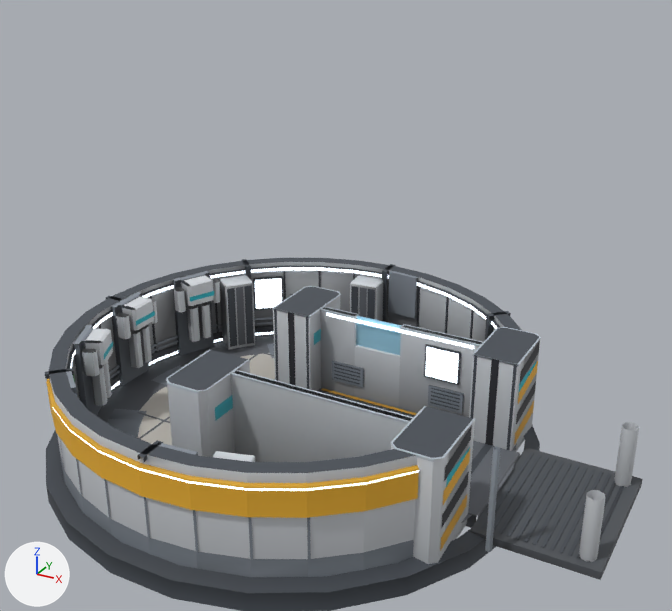
Before and after pictures for a commit that changed the glTF model assets/models/airlock_m_far.glb.
Both versions are drawn from a 50 mm lens placed at (5.8, -9.38, 6.72), pointed at (0.72, -0.15, 2.11). The axes (+X, +Y, +Z) are drawn at lower left. The lights are the same throughout. The older version comes first.

The first picture shows 'Base', 'Interior'.
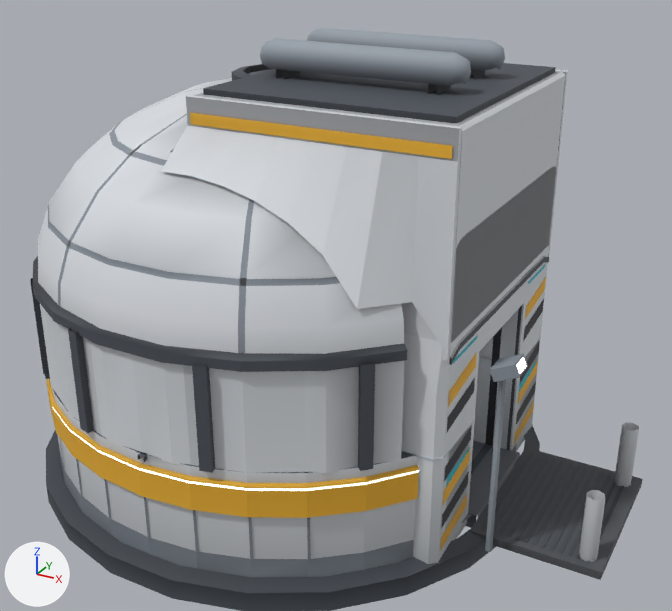
Location of each change, [x1, y1, x2, y2] in pixels of the pictures (672 x 611 px):
'Roof', added: after [30, 28, 568, 473]
    faces in mat_palette_001: [30, 28, 568, 473]

The change, as a diff of the scene's bpy script:
```diff
--- a/assets/models/airlock_m_far.glb.py
+++ b/assets/models/airlock_m_far.glb.py
@@ mat_glass_001 @@
+mat_glass_001 = bpy.data.materials.new('Glass.001')
+# nodes: BsdfPrincipled, Math, Mix, OutputMaterial, VertexColor
+# colours: cyan #9fd4ea, mixed with the vertex colours
@@ mat_light_001 @@
+mat_light_001 = bpy.data.materials.new('Light.001')
+mat_light_001.use_nodes = True; mat_light_001.node_tree.nodes.clear()
+_N = mat_light_001.node_tree.nodes; _L = mat_light_001.node_tree.links
+n0 = _N.new('ShaderNodeBsdfPrincipled'); n0.name = 'Principled BSDF'
+n0.inputs[2].default_value = 0.4  # 'Roughness'
+n0.inputs[28].default_value = 3.0  # 'Emission Strength'
+n1 = _N.new('ShaderNodeOutputMaterial'); n1.name = 'Material Output'
+n2 = _N.new('ShaderNodeVertexColor'); n2.name = 'Color Attribute'
+_L.new(n0.outputs[0], n1.inputs[0])  # 'BSDF' to 'Surface'
+_L.new(n2.outputs[0], n0.inputs[0])  # 'Color' to 'Base Color'
@@ me_roof_001 @@
+me_roof_001.from_pydata(...)  # 1343 vertices, 1687 faces; spans x -3.1..3.45, y -3.1..3.1, z 1.38..5.31
+# faces by material slot: [1681, 2, 4]
+me_roof_001.materials.append(mat_palette_001)
+me_roof_001.materials.append(mat_light_001)
+me_roof_001.materials.append(mat_glass_001)
@@ ob_roof @@
+ob_roof = bpy.data.objects.new('Roof', me_roof_001)
+ob_roof.location = (0.0, 0.0, 0.0)
```
